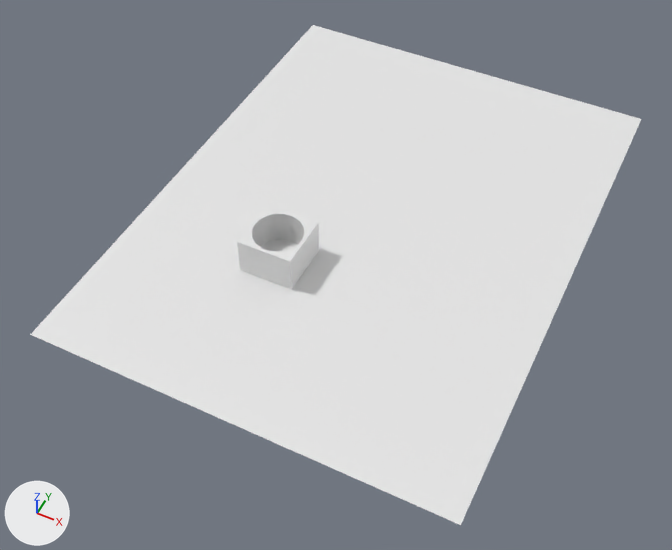
The Blender file blender/scene.blend: old version first, new version second.
Both versions are drawn from a camera (50 mm lens) standing at (92.1, -149.5, 189.4) and looking at (12.7, 9.1, -8.9). Every picture has the same lights, and +X, +Y and +Z are marked at lower left.

The scene before the commit, as lines of its bpy script (objects in view):
```python
me_model_712 = bpy.data.meshes.new('Model.712')
me_model_712.from_pydata(...)  # 506 vertices, 1008 faces; spans x -40.0..40.0, y 0.0..55.0, z -40.0..40.0
me_model_712.materials.append(mat_dirt)  # its picture is missing
me_plane = bpy.data.meshes.new('Plane')
me_plane.from_pydata([(-1.0, -1.0, 0.0), (1.0, -1.0, 0.0), (-1.0, 1.0, 0.0), (1.0, 1.0, 0.0)], [], [(0, 1, 3, 2)])
me_plane.materials.append(None)
ob_model = bpy.data.objects.new('Model', me_model_712)
ob_model.location = (0.0, 0.0, 0.0)
ob_model.rotation_euler = (1.571, 0.0, 0.0)  # degrees (90, 0, 0)
ob_model.scale = (0.2, 0.2, 0.2)
ob_plane = bpy.data.objects.new('Plane', me_plane)
ob_plane.location = (14.4, 27.2, -0.2)
ob_plane.rotation_euler = (0.0, 0.0, -3.142)  # degrees (0, 0, -180)
ob_plane.scale = (59.4, 78.8, 8.6)
```
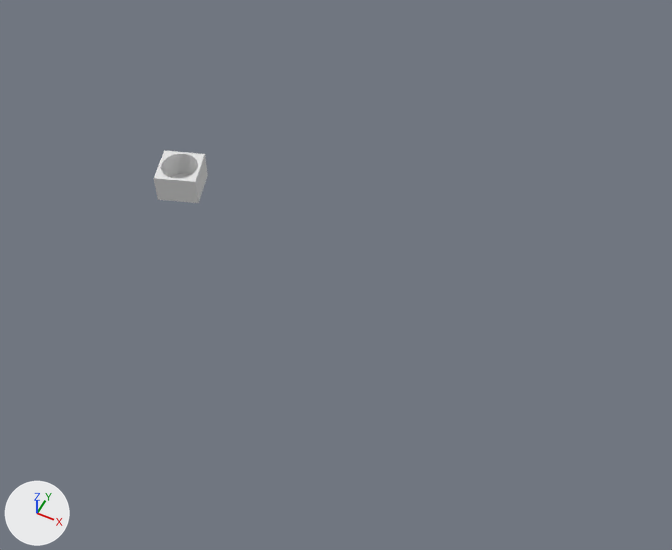
Scene script edits in JSON lines:
```json
{"op": "add", "block": "ob_plane", "code": "ob_plane.hide_render = True"}
{"op": "set", "path": "ob_model.location", "old": "(0.0, 0.0, 0.0)", "new": "(-40.0, 13.0, 0.0)"}
{"op": "set", "path": "ob_model.rotation_euler", "old": "(1.571, 0.0, 0.0)", "new": "(1.571, 0.0, 0.332)", "note": "degrees (90, 0, 0) -> degrees (90, 0, 19)"}
{"op": "set", "path": "ob_model.scale", "old": "(0.2, 0.2, 0.2)", "new": "(0.153, 0.153, 0.153)"}
```

Location of each change, [x1, y1, x2, y2] in pixels of the pictures (672 x 550 px):
```json
{"object": "Plane", "change": "hidden", "before": [30, 25, 641, 525]}
{"object": "Model", "change": "moved, turned, rescaled", "before": [237, 205, 319, 290], "after": [154, 150, 208, 203]}
```
